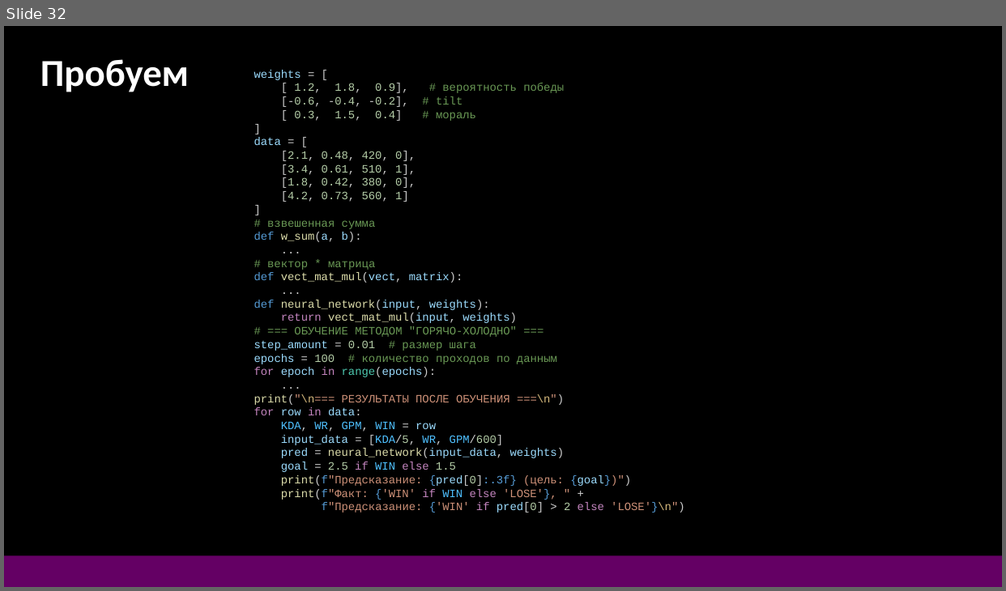
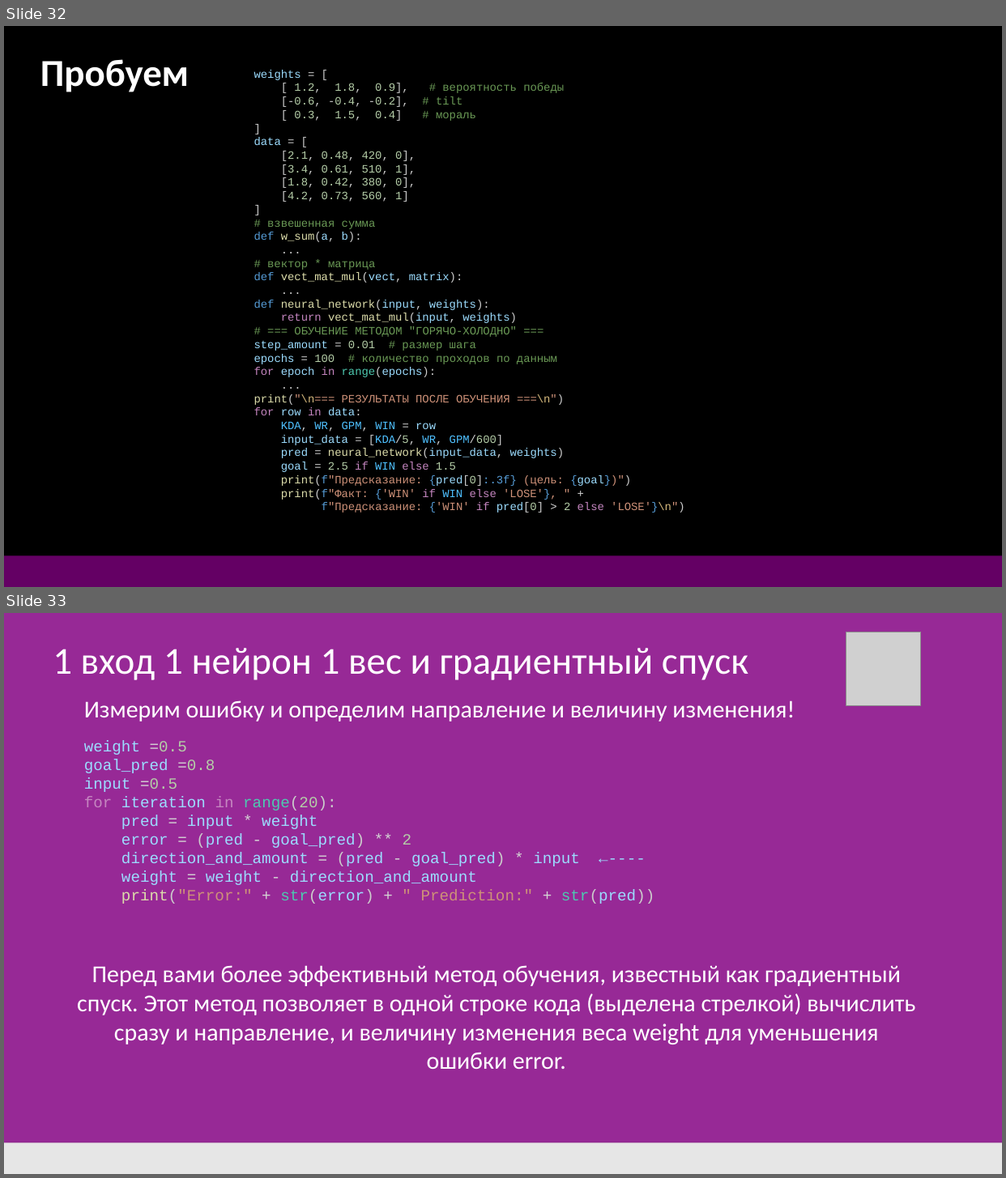
Before and after one commit to DonRobot-all/ML, a slide deck: 1. ML first 28.pptx. Shown one above the other, each under a label of ours: slide 32 before the commit, slides 32 and 33 after it. The pictures are 1006x591 and 1006x1178 pixels, drawn with LibreOffice and Linux fonts; fonts in the diff are those of the drawing; grey boxes stand for pictures. Boxes give left, top, right and bottom in pixels: in the first picture for what was removed or moved away, otherwise in the second. Text is boxed around its words. In the diff, an @@ line names an element or a change of style, - is before the commit and + after.

```diff
--- a/1. ML first 28.pptx
+++ b/1. ML first 28.pptx
@@ slide 33 added at box(4, 613, 1002, 1174), background #972996 @@
@@ picture added at box(846, 632, 921, 705) @@
@@ text added at box(53, 648, 748, 680), 44 pt, text #FFFFFF @@
+1 вход 1 нейрон 1 вес и градиентный спуск
@@ text added at box(84, 700, 795, 722), 28 pt, text #FFFFFF @@
+Измерим ошибку и определим направление и величину изменения!
@@ text added at box(84, 740, 655, 904), 18 pt, text #9CDCFE @@
+weight =0.5
+goal_pred =0.8
+input =0.5
+for iteration in range(20):
+pred = input * weight
+error = (pred - goal_pred) ** 2
+direction_and_amount = (pred - goal_pred) * input ←----
+weight = weight - direction_and_amount
+print("Error:" + str(error) + " Prediction:" + str(pred))
@@ text added at box(77, 965, 915, 1069), 28 pt, text #FFFFFF @@
+Перед вами более эффективный метод обучения, известный как градиентный
+спуск. Этот метод позволяет в одной строке кода (выделена стрелкой) вычислить сразу и направление, и величину изменения веса weight для уменьшения
+ошибки error.
@@ rectangle added at box(4, 1143, 1002, 1174), fill #E6E6E6 @@
```
Also in this commit, not shown: 5 other slides added, 5 other files.
